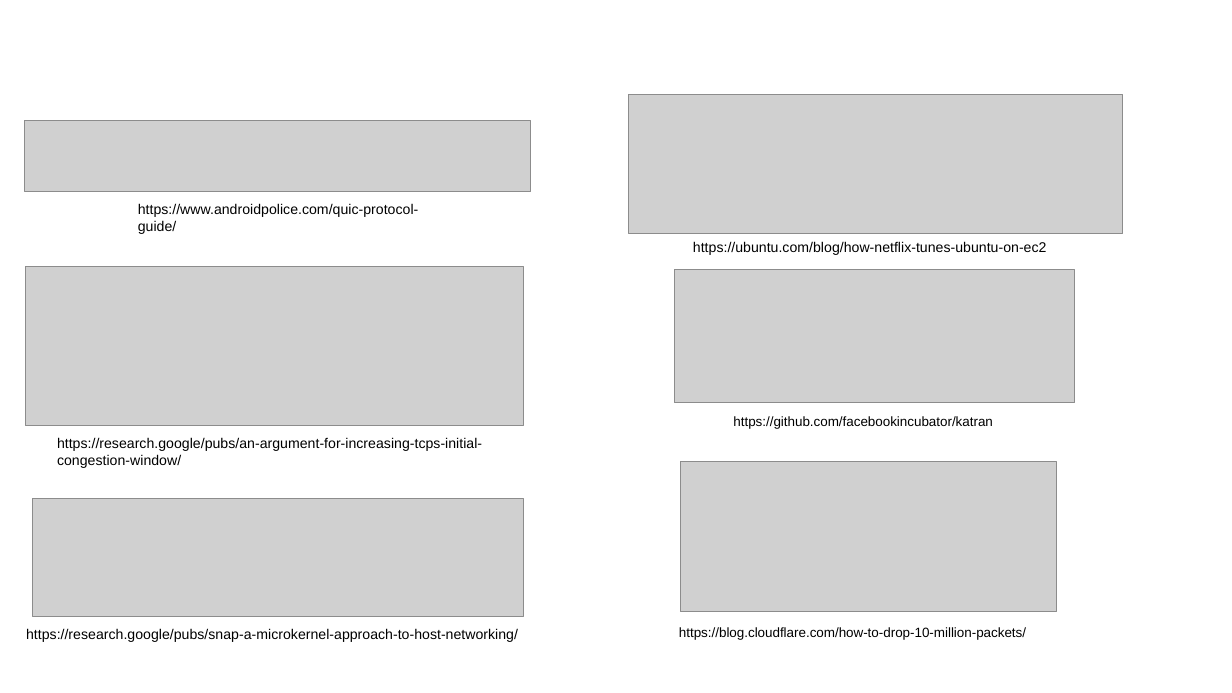
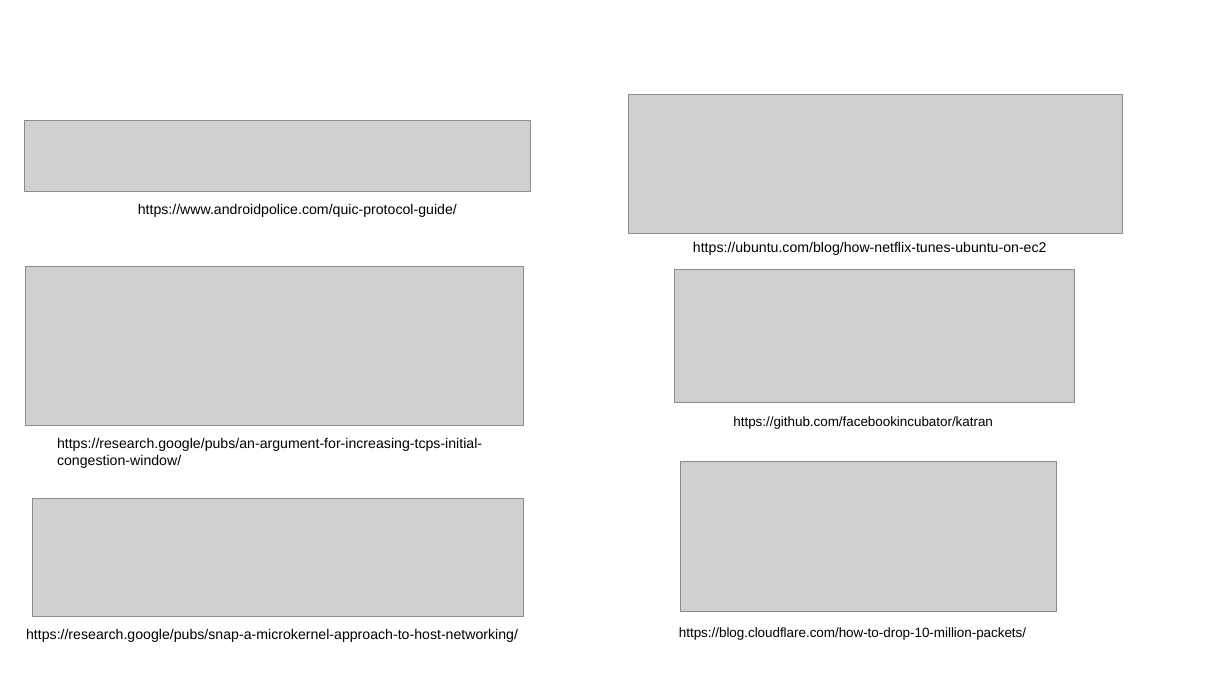
Before and after one commit to je-clark/sf24_eu_server_optimization, a slide deck: slide 3 of PacketGuidedOptimization_Sharkfest2024_EU_JClark.pptx. Drawn at 1232x693 pixels with LibreOffice and Linux fonts; fonts in the diff are those of the drawing; grey boxes stand for pictures; background and template pictures are left out. Boxes give left, top, right and bottom in pixels: in the first picture for what was removed or moved away, otherwise in the second. Text is boxed around its words. In the diff, an @@ line names an element or a change of style, - is before the commit and + after.

```diff
--- a/PacketGuidedOptimization_Sharkfest2024_EU_JClark.pptx
+++ b/PacketGuidedOptimization_Sharkfest2024_EU_JClark.pptx
@@ text "https://www.androidpolice.com/quic-protocol-guide/" rewrapped from [138, 203, 419, 234] to [138, 203, 457, 217] @@
```
Also in this commit, not shown: 3 other slides changed.
